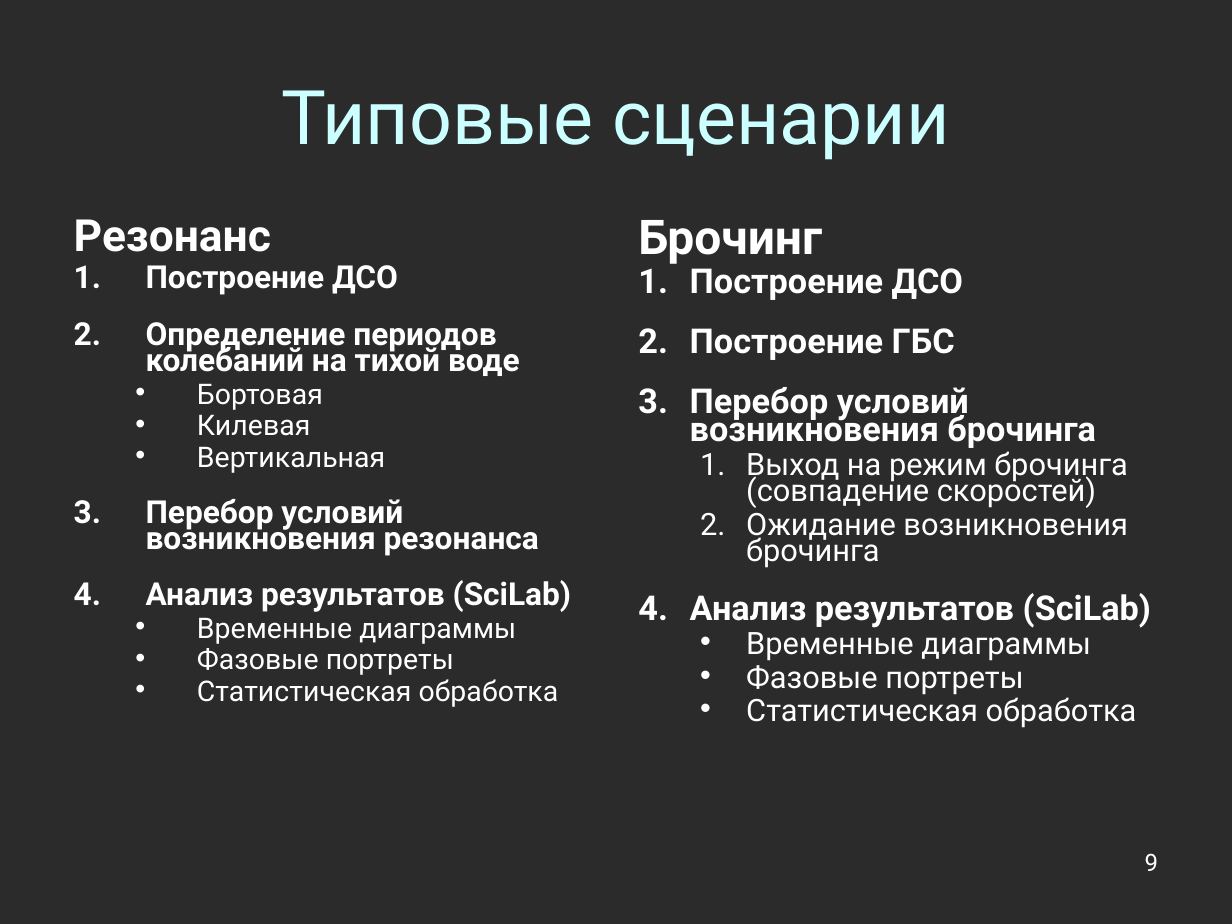
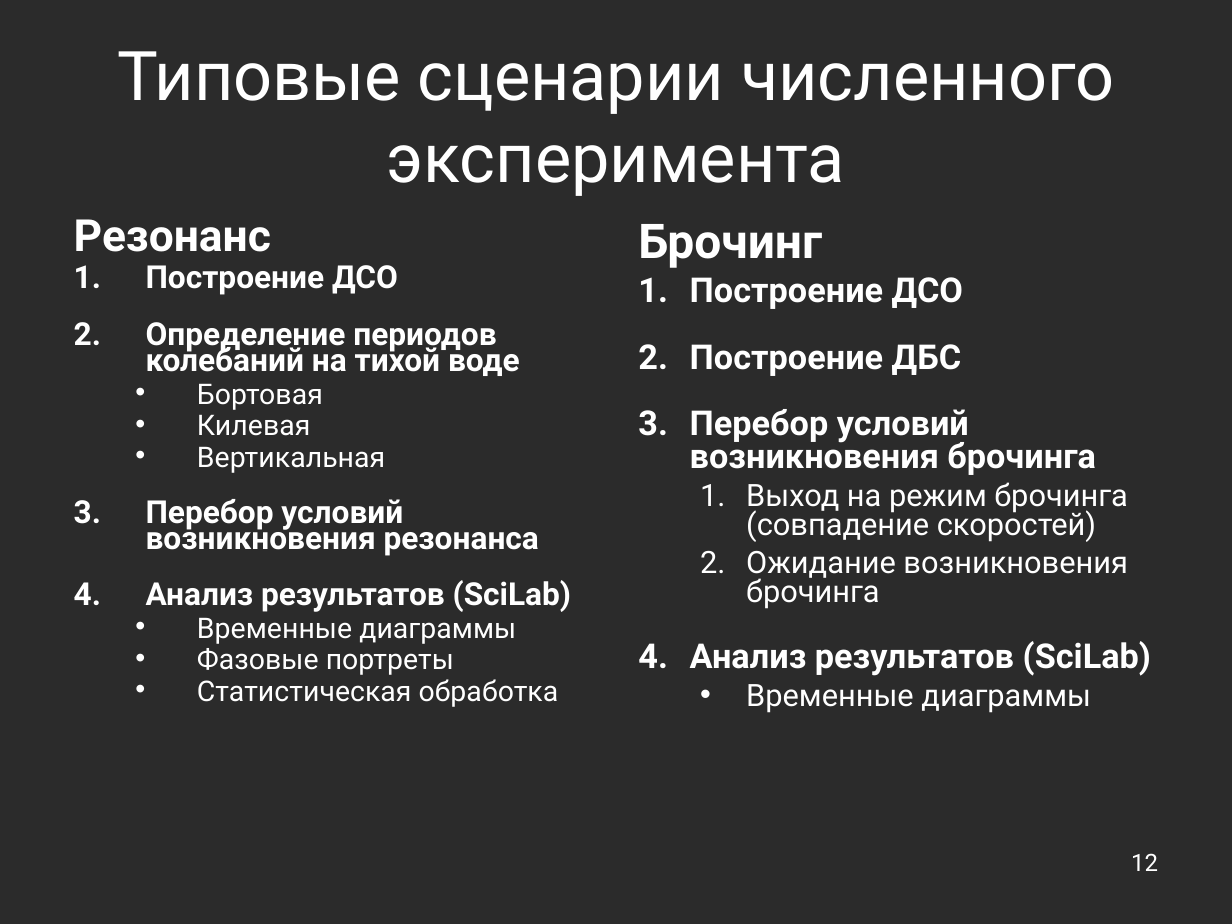
Before and after one commit to Jacobi20/nano-vis, a slide deck: slide 12 of docs/conf_2011_cyprus/conf_2011_cyprus.ppt (slide 9 before the commit). Drawn at 1232x924 pixels with LibreOffice and Linux fonts; fonts in the diff are those of the drawing; background and template pictures are left out; a plain dark background stands for a picture behind light text. Boxes give left, top, right and bottom in pixels: in the first picture for what was removed or moved away, otherwise in the second. Text is boxed around its words. In the diff, an @@ line names an element or a change of style, - is before the commit and + after.

```diff
--- a/docs/conf_2011_cyprus/conf_2011_cyprus.ppt
+++ b/docs/conf_2011_cyprus/conf_2011_cyprus.ppt
@@ title at box(117, 51, 1114, 196): text changed; size 44 to 40 pt; text colour #CCFFFF to #FFFFFF @@
-Типовые сценарии
+Типовые сценарии численного эксперимента
@@ text at box(638, 224, 1151, 713): line spacing 0.7 to 0.8 @@
@@ text at box(690, 344, 962, 376): text changed @@
-2. Построение ГБС
+2. Построение ДБС
@@ text at box(746, 660, 1137, 728): paragraphs removed @@
-  • Фазовые портреты
-  • Статистическая обработка
@@ page number at box(1131, 853, 1158, 871): text changed @@
-9
+12
```
Also in this commit, not shown: 10 other slides changed, 8 slides added, 1 slide removed, 5 other files.
